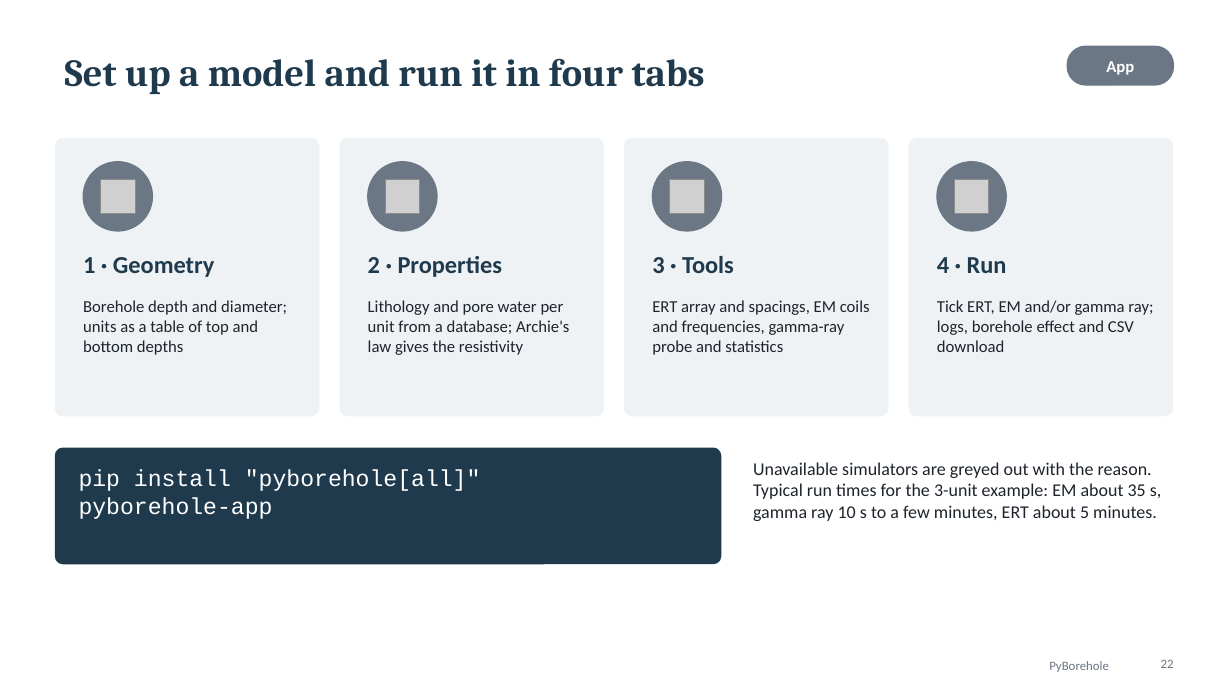
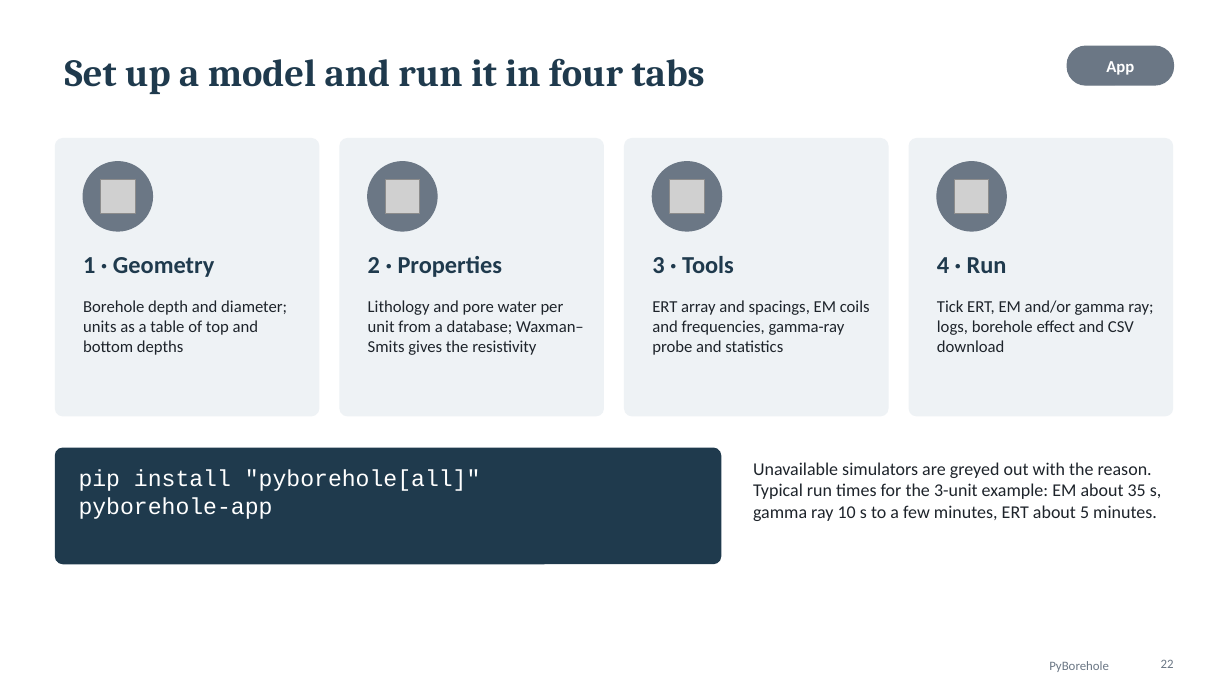
Before and after one commit to mariosgeo/PyBorehole, a slide deck: slide 22 of docs/PyBorehole_presentation.pptx. Drawn at 1232x693 pixels with LibreOffice and Linux fonts; fonts in the diff are those of the drawing; grey boxes stand for pictures; background and template pictures are left out. Boxes give left, top, right and bottom in pixels: in the first picture for what was removed or moved away, otherwise in the second. Text is boxed around its words. In the diff, an @@ line names an element or a change of style, - is before the commit and + after.

```diff
--- a/docs/PyBorehole_presentation.pptx
+++ b/docs/PyBorehole_presentation.pptx
@@ text at <box>368,300,584,355</box>: text changed @@
-Lithology and pore water per unit from a database; Archie's law gives the resistivity
+Lithology and pore water per unit from a database; Waxman–Smits gives the resistivity
```
Also in this commit, not shown: 3 other slides changed, 1 slide added, 4 other files.
